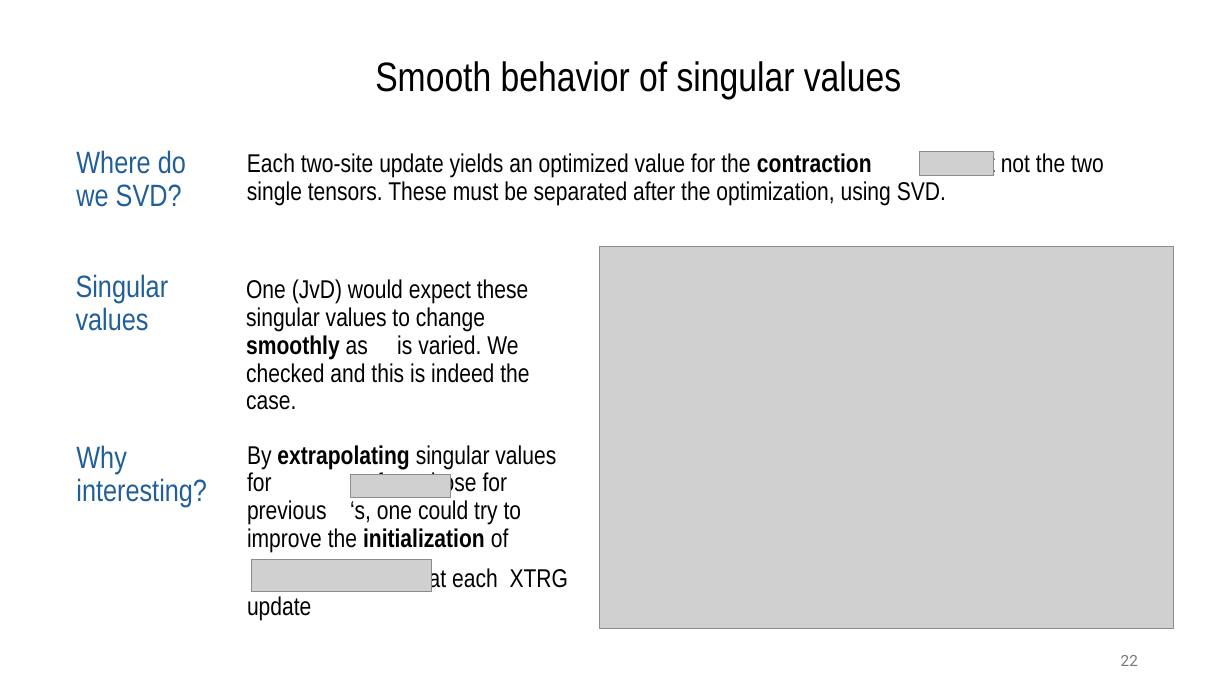
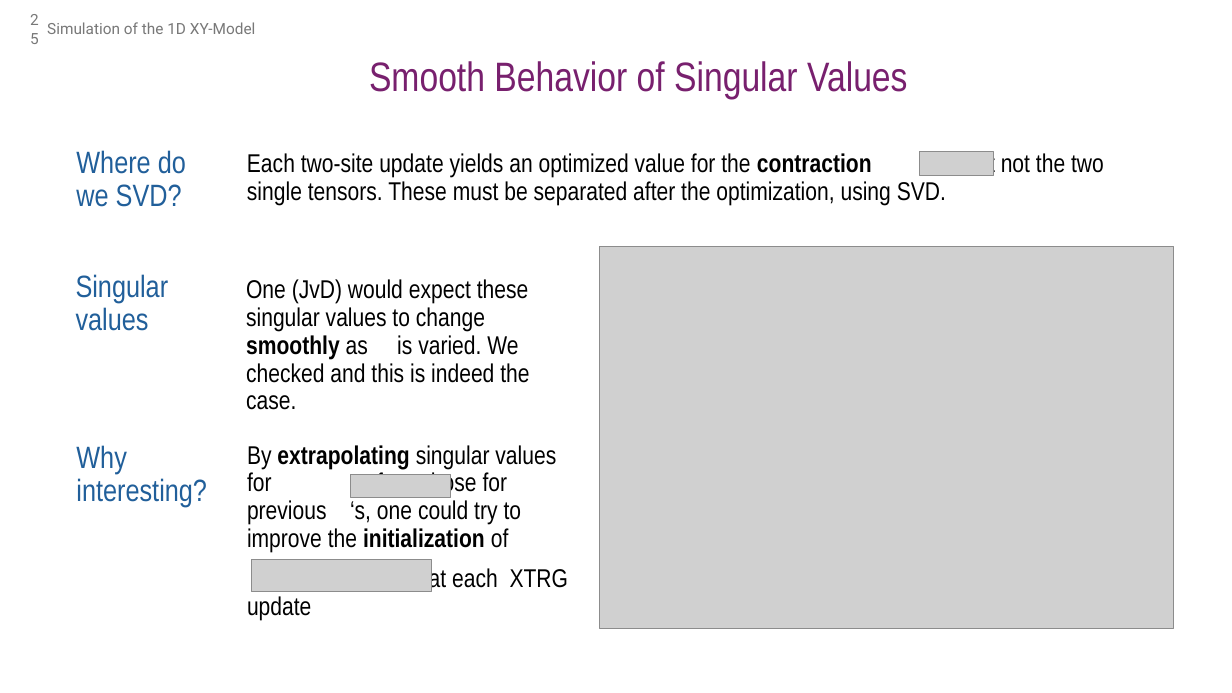
Before and after one commit to MrHighsenberg/XTRG-Algorithm, a slide deck: slide 25 of presentation/Term_Project_XTRG_Presentation.pptx (slide 22 before the commit). Drawn at 1232x693 pixels with LibreOffice and Linux fonts; fonts in the diff are those of the drawing; grey boxes stand for pictures; background and template pictures are left out. Boxes give left, top, right and bottom in pixels: in the first picture for what was removed or moved away, otherwise in the second. Text is boxed around its words. In the diff, an @@ line names an element or a change of style, - is before the commit and + after.

```diff
--- a/presentation/Term_Project_XTRG_Presentation.pptx
+++ b/presentation/Term_Project_XTRG_Presentation.pptx
@@ page number added at (x1=12, y1=10, x2=48, y2=47), 12 pt, text #797979 @@
+25
@@ text added at (x1=47, y1=22, x2=255, y2=34), 12 pt, text #797979 @@
+Simulation of the 1D XY-Model
@@ text at (x1=369, y1=61, x2=908, y2=99): text changed; text colour #000000 to #78206E @@
-Smooth behavior of singular values
+Smooth Behavior of Singular Values
@@ page number removed at (x1=1121, y1=655, x2=1138, y2=666) @@
-22
```
Also in this commit, not shown: 22 other slides changed, 5 slides added, 2 slides removed, 7 other files.
